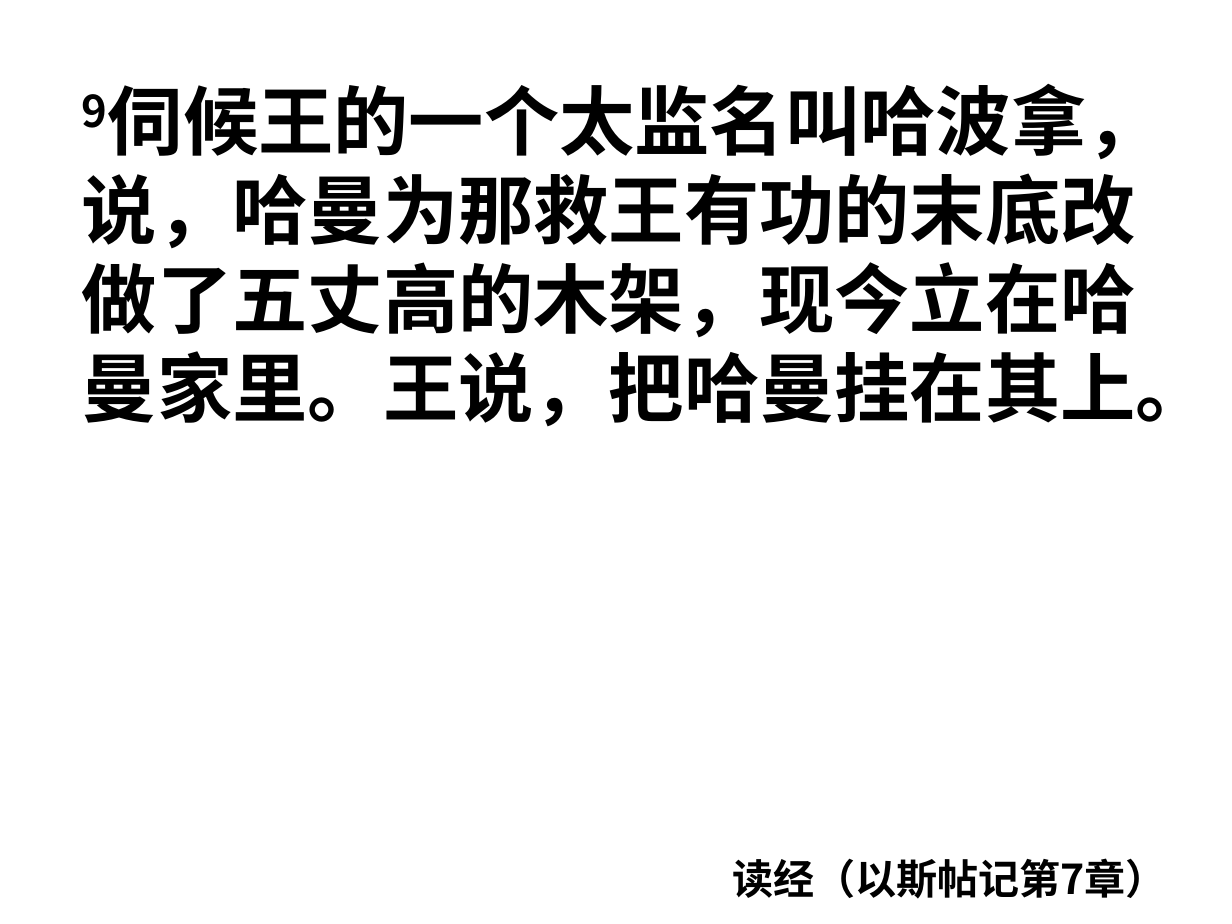
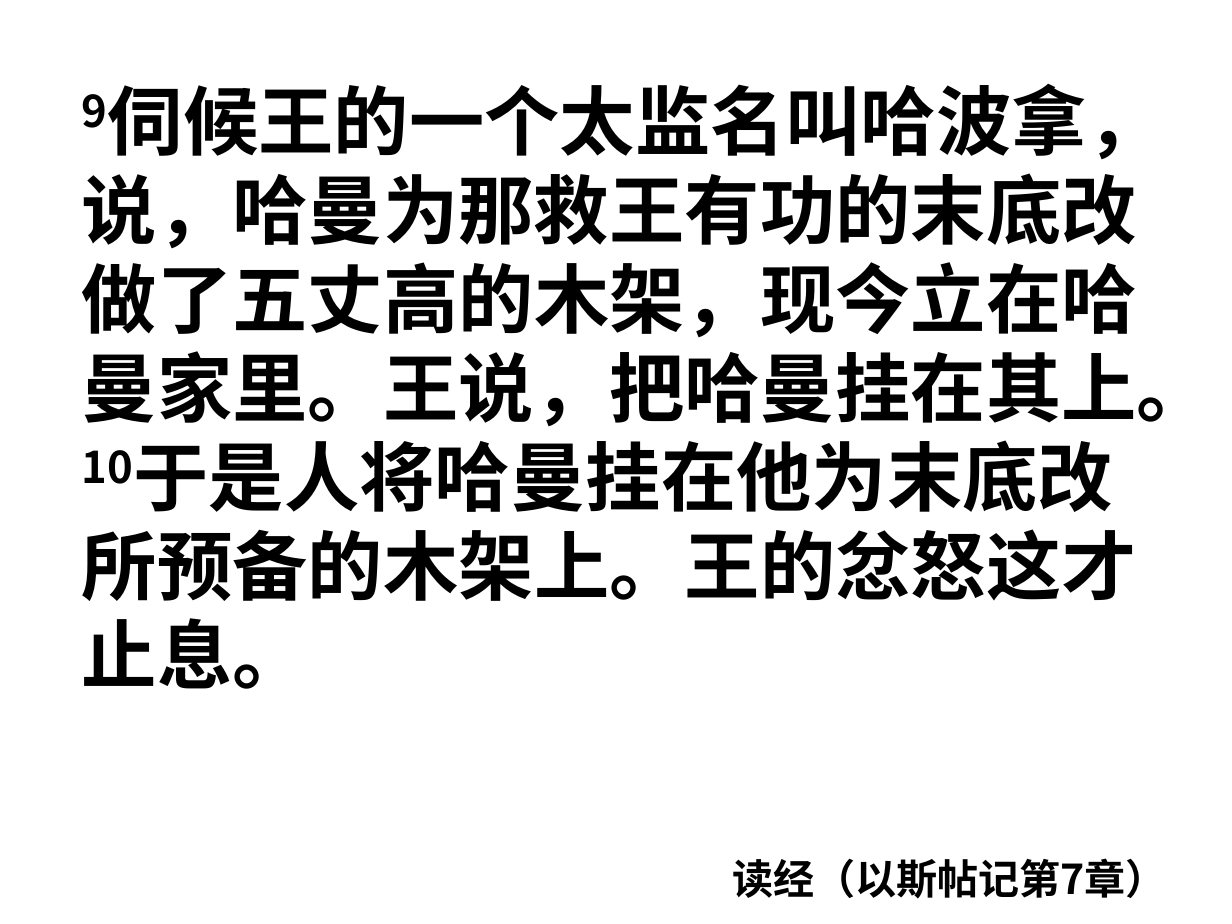
Before and after one commit to jackey-qiu/pyworship, a slide deck: slide 75 of 2023-08-16.pptx. Drawn at 1232x924 pixels with LibreOffice and Linux fonts; fonts in the diff are those of the drawing. Boxes give left, top, right and bottom in pixels: in the first picture for what was removed or moved away, otherwise in the second. Text is boxed around its words. In the diff, an @@ line names an element or a change of style, - is before the commit and + after.

```diff
--- a/2023-08-16.pptx
+++ b/2023-08-16.pptx
@@ text at [82, 529, 1137, 689]: paragraph added @@
+10于是人将哈曼挂在他为末底改所预备的木架上。王的忿怒这才止息。
```
Also in this commit, not shown: 7 other slides changed, 14 other files.
